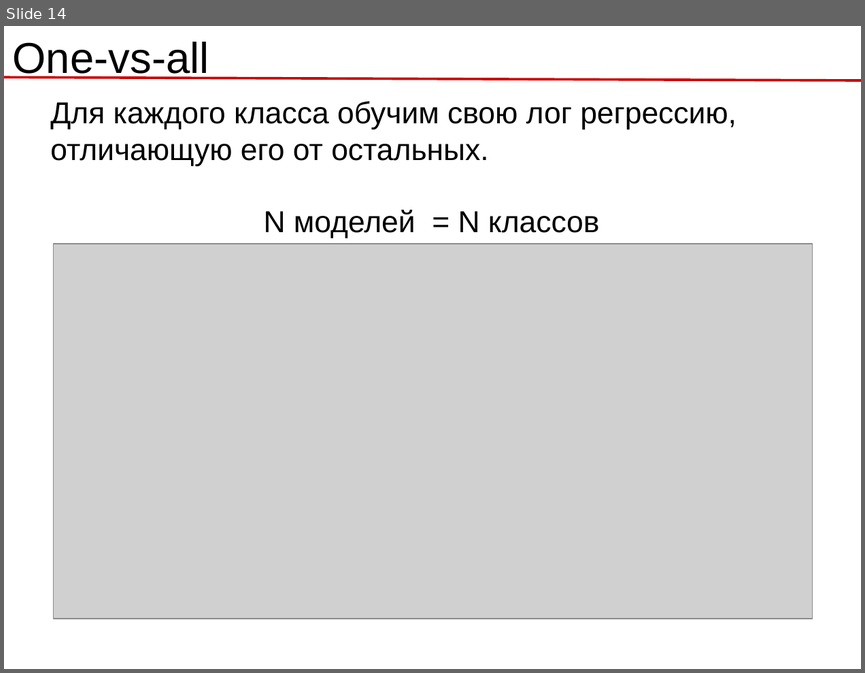
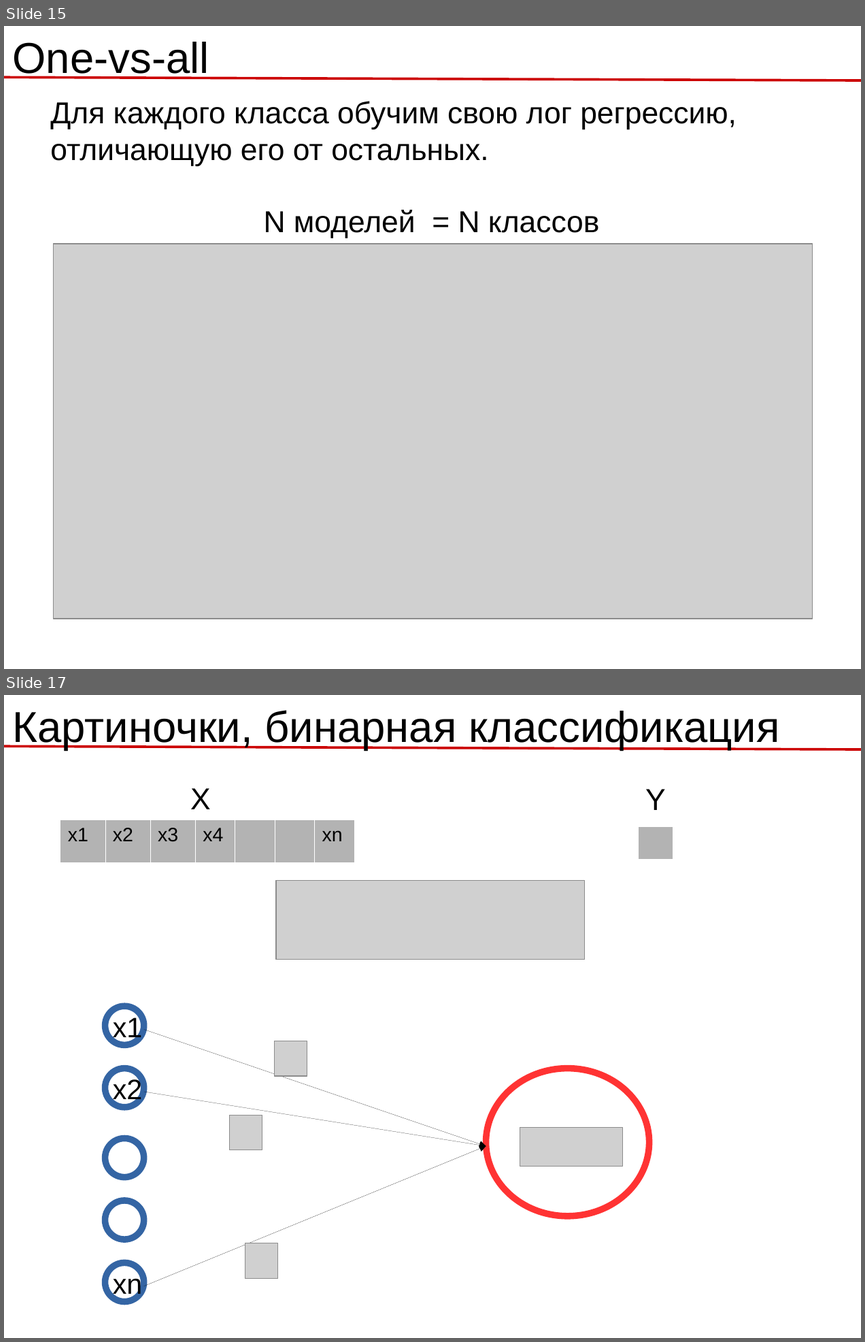
Before and after one commit to rykachevskiy/239, a slide deck: 3.Classification,Logistic_regression/Logistic_regression.odp. Shown one above the other, each under a label of ours: slide 14 before the commit, slides 15 and 17 after it; the slides between them are not shown. The pictures are 865x673 and 865x1342 pixels, drawn with LibreOffice and Linux fonts; fonts in the diff are those of the drawing; grey boxes stand for pictures. Boxes give left, top, right and bottom in pixels: in the first picture for what was removed or moved away, otherwise in the second. Text is boxed around its words. In the diff, an @@ line names an element or a change of style, - is before the commit and + after.

```diff
--- a/3.Classification,Logistic_regression/Logistic_regression.odp
+++ b/3.Classification,Logistic_regression/Logistic_regression.odp
@@ slide 17 added at (x1=4, y1=695, x2=861, y2=1338), background #FFFFFF @@
@@ text added at (x1=13, y1=710, x2=780, y2=750), 40 pt, text #000000 @@
+Картиночки, бинарная классификация
@@ line added from (4, 746) to (861, 749), #CC0000 2.3 pt @@
@@ text added at (x1=190, y1=788, x2=211, y2=809), 28 pt, text #000000 @@
+X
@@ text added at (x1=645, y1=789, x2=666, y2=810), 28 pt, text #000000 @@
+Y
@@ table added at (x1=60, y1=819, x2=354, y2=862), 1 rows, 7 columns @@
+x1 | x2 | x3 | x4 |  |  | xn
@@ table added at (x1=638, y1=826, x2=672, y2=859), 1 rows, 1 columns @@
+
@@ picture added at (x1=276, y1=880, x2=585, y2=960) @@
@@ ellipse added at (x1=105, y1=1006, x2=144, y2=1045), outline #3465A4 6.01 pt @@
@@ text added at (x1=113, y1=1015, x2=143, y2=1043), 26 pt, text #000000 @@
+x1
@@ arrow added from (144, 1030) to (486, 1146), #000000 0 pt @@
@@ picture added at (x1=275, y1=1041, x2=307, y2=1076) @@
@@ ellipse added at (x1=105, y1=1068, x2=144, y2=1107), outline #3465A4 6.01 pt @@
@@ text added at (x1=113, y1=1076, x2=143, y2=1104), 26 pt, text #000000 @@
+x2
@@ ellipse added at (x1=486, y1=1068, x2=649, y2=1216), outline #FF3333 6.01 pt @@
@@ arrow added from (144, 1091) to (486, 1146), #000000 0 pt @@
@@ picture added at (x1=230, y1=1115, x2=262, y2=1150) @@
@@ ellipse added at (x1=105, y1=1138, x2=144, y2=1177), outline #3465A4 6.01 pt @@
@@ picture added at (x1=519, y1=1127, x2=623, y2=1166) @@
@@ arrow added from (144, 1286) to (486, 1146), #000000 0 pt @@
@@ ellipse added at (x1=105, y1=1200, x2=144, y2=1239), outline #3465A4 6.01 pt @@
@@ picture added at (x1=245, y1=1243, x2=277, y2=1278) @@
@@ ellipse added at (x1=105, y1=1263, x2=144, y2=1302), outline #3465A4 6.01 pt @@
@@ text added at (x1=113, y1=1271, x2=143, y2=1299), 26 pt, text #000000 @@
+xn
@@ what was slide 14 is now slide 15 @@
```
Also in this commit, not shown: 3 slides changed, 12 other slides added, 9 slides removed, 9 other files.
